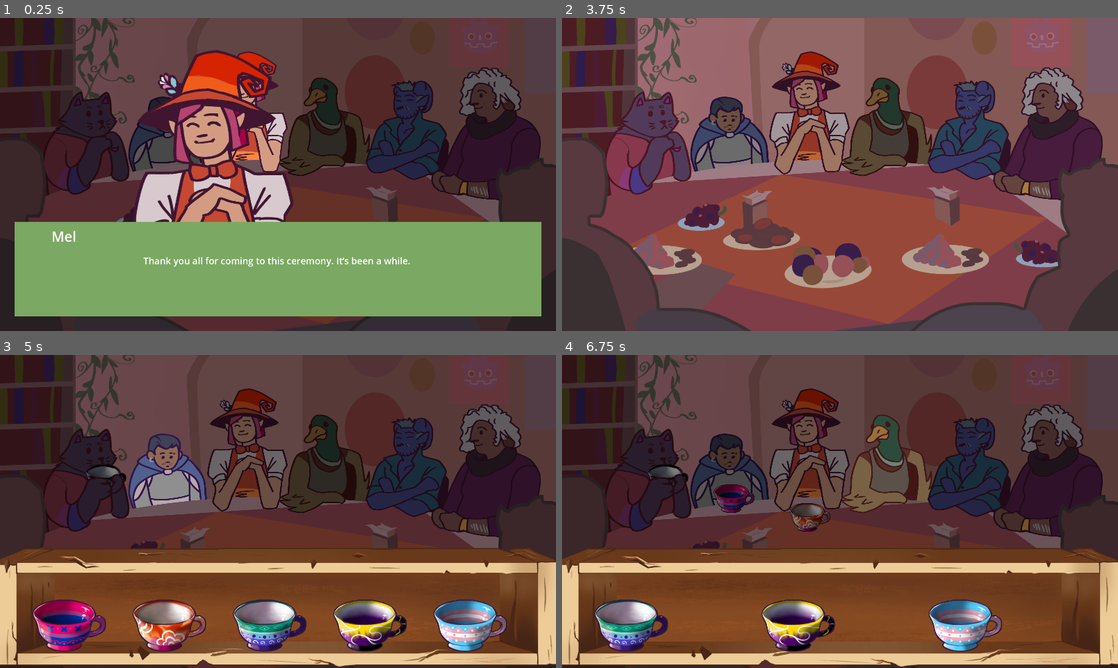
Above: before the commit, frames 1-4 (two rows, left to right).
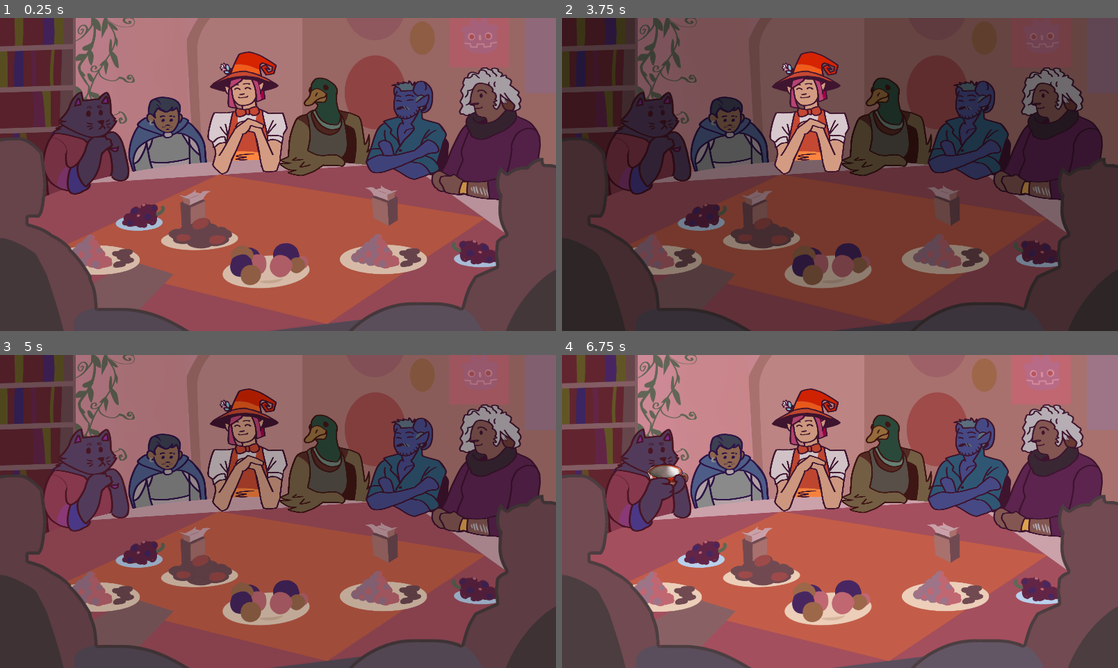
Above: after the commit, the same moments.

Repository: milana-94888u/tea-party
Game: Godot game, scene res://src/scenes/main/main.tscn
Same seed, same stepped clock (60 frames per second), same inputs: the game is played once before the commit and once after it.
Inputs (mouse positions are in pixels of both pictures, inside the frame that each line leads up to; where the layout moved, square brackets give the same spot in the first picture):
- Up to frame 1 (0.25 s): no input
- Up to frame 2 (3.75 s): move the mouse to (962, 158) at 0.52 s; tap Enter at 1.25, 3.5 s; move the mouse to (728, 190) at 1.27 s; click (840, 174) at 2 s; tap Space at 2.75 s; move the mouse to (895, 105) at 2.77 s; move the mouse to (812, 237) at 3.52 s
- Up to frame 3 (5 s): click (72, 621) at 4.27 s
- Up to frame 4 (6.75 s): click (639, 621) at 5.02 s; click (801, 621) [650, 621] at 5.75 s; click (667, 477) [673, 621] at 6.5 s

The runs differ from the first frame. In frame 1, 96% of the frame differs, in the area x 0-100%, y 0-100%; in frame 2, 61%; in frame 3, 95%; in frame 4, 97%.

Commit message:
prepare some dialogs

Diff:
--- /dev/null
+++ b/resources/characters/you.tres
@@ -0,0 +1,10 @@
+[gd_resource type="Resource" script_class="CharacterData" load_steps=2 format=3 uid="uid://c0sypo4qwbfah"]
+
+[ext_resource type="Script" path="res://src/resources/character_data.gd" id="5_aajld"]
+
+[resource]
+script = ExtResource("5_aajld")
+name = "You"
+desired_effects = Array[int]([])
+undesired_effects = Array[int]([])
+cup_spot = Vector2(0, 0)
--- a/src/scenes/main/character.gd
+++ b/src/scenes/main/character.gd
@@ -50,7 +50,9 @@
 @export var upset_dialog: DialogData
 @export var back_to_normal_dialog: DialogData
 @export var happy_dialog: DialogData
-@export var filler_phrases: Array[DialogData]
+@export var filler_phrases_bad: Array[DialogData]
+@export var filler_phrases_normal: Array[DialogData]
+@export var filler_phrases_good: Array[DialogData]
 
 
 func give_cup(cup: Cup) -> void:
@@ -58,14 +60,6 @@
 	cup.reparent(cup_spot, false)
 	cup.position = Vector2.ZERO
 	has_cup = true
-
-
-func try_get_filler_dialog() -> DialogData:
-	randomize()
-	if filler_phrases:
-		var index := randi_range(0, filler_phrases.size() - 1)
-		return filler_phrases.pop_at(index)
-	return null
 
 
 func spill_tea(tea: Tea) -> void:
@@ -87,6 +81,7 @@
 			was_upset = true
 			state = CharacterState.UPSET
 			return upset_dialog
+		return filler_phrases_bad.pick_random() if filler_phrases_bad else null
 	elif score > 1:
 		if state == CharacterState.UPSET:
 			state = CharacterState.INITIAL
@@ -94,9 +89,9 @@
 		elif state == CharacterState.INITIAL:
 			state = CharacterState.HAPPY
 			return happy_dialog
-		elif state == CharacterState.HAPPY:
-			return try_get_filler_dialog()
-	elif state == CharacterState.HAPPY:
-		return try_get_filler_dialog()
-
-	return null
+		return filler_phrases_good.pick_random() if filler_phrases_good else null
+	else:
+		if state == CharacterState.UPSET:
+			state = CharacterState.INITIAL
+			return back_to_normal_dialog
+		return filler_phrases_normal.pick_random() if filler_phrases_normal else null
--- a/src/scenes/main/main.gd
+++ b/src/scenes/main/main.gd
@@ -39,7 +39,7 @@
 func display_dialog(character: Character, dialog: DialogData, display_cup_dialog := false) -> void:
 	var tween := create_tween()
 	character.material = highlight_material
-	tween.tween_property(darkening_light, "energy", 0.5, 0.1)
+	tween.tween_property(darkening_light, "energy", 0.5, 1)
 	await tween.finished
 	if is_instance_valid(dialog):
 		var dialog_line := preload("res://src/scenes/ui/dialog_line.tscn").instantiate()
@@ -54,7 +54,7 @@
 		character.give_cup(cup)
 		cup_dialog.hide()
 	tween = create_tween()
-	tween.tween_property(darkening_light, "energy", 0, 0.1)
+	tween.tween_property(darkening_light, "energy", 0, 1)
 	await tween.finished
 	character.material = null
 
--- a/src/scenes/main/main.tscn
+++ b/src/scenes/main/main.tscn
@@ -13,6 +13,7 @@
 [ext_resource type="Resource" uid="uid://cktjktliysf5n" path="res://resources/characters/om.tres" id="8_eijjg"]
 [ext_resource type="Resource" uid="uid://ceeqxdqudfeq7" path="res://resources/characters/liam.tres" id="8_s2x27"]
 [ext_resource type="Script" path="res://src/resources/dialog_data.gd" id="9_tlpgv"]
+[ext_resource type="Resource" uid="uid://c0sypo4qwbfah" path="res://resources/characters/you.tres" id="13_rff66"]
 [ext_resource type="PackedScene" uid="uid://dtpgi8ckq271b" path="res://src/scenes/cup_choose/cup_dialog.tscn" id="15_tn5o8"]
 
 [sub_resource type="Resource" id="Resource_ppora"]
@@ -36,6 +37,215 @@
 
 [sub_resource type="CanvasItemMaterial" id="CanvasItemMaterial_b8ujo"]
 light_mode = 1
+
+[sub_resource type="Resource" id="Resource_16fla"]
+script = ExtResource("7_v73w7")
+character = ExtResource("7_cmgwm")
+text = "I am not drinking that, sorry."
+
+[sub_resource type="Resource" id="Resource_h8lxk"]
+script = ExtResource("7_v73w7")
+character = ExtResource("4_4k6hw")
+text = "Really? But it’s good!"
+
+[sub_resource type="Resource" id="Resource_r0u5m"]
+script = ExtResource("7_v73w7")
+character = ExtResource("8_s2x27")
+text = "Viv is being too harsh again."
+
+[sub_resource type="Resource" id="Resource_5dmt7"]
+script = ExtResource("7_v73w7")
+character = ExtResource("7_cmgwm")
+text = "I’m not harsh, I’m honest!"
+
+[sub_resource type="Resource" id="Resource_1u0tw"]
+script = ExtResource("7_v73w7")
+character = ExtResource("6_2dxjs")
+text = "Let’s not fight just because Viv likes plain and bitter teas."
+
+[sub_resource type="Resource" id="Resource_rrul8"]
+script = ExtResource("7_v73w7")
+character = ExtResource("8_s2x27")
+text = "We’re not, we’re just surprised."
+
+[sub_resource type="Resource" id="Resource_6ls0d"]
+script = ExtResource("7_v73w7")
+character = ExtResource("8_eijjg")
+text = "Like it’s the first time you see Viv complaining. She is honest about her tastes."
+
+[sub_resource type="Resource" id="Resource_h4iyd"]
+script = ExtResource("7_v73w7")
+character = ExtResource("8_s2x27")
+text = "Good point."
+
+[sub_resource type="Resource" id="Resource_kjfxx"]
+script = ExtResource("7_v73w7")
+character = ExtResource("7_cmgwm")
+text = "Yeah! And I’m just so special, you know. There isn't anyone with taste like mine."
+
+[sub_resource type="Resource" id="Resource_ogryx"]
+script = ExtResource("7_v73w7")
+character = ExtResource("8_eijjg")
+text = "Ha-ha-hah, that’s true."
+
+[sub_resource type="Resource" id="Resource_nq2iu"]
+script = ExtResource("9_tlpgv")
+lines = Array[ExtResource("7_v73w7")]([SubResource("Resource_16fla"), SubResource("Resource_h8lxk"), SubResource("Resource_r0u5m"), SubResource("Resource_5dmt7"), SubResource("Resource_1u0tw"), SubResource("Resource_rrul8"), SubResource("Resource_6ls0d"), SubResource("Resource_h4iyd"), SubResource("Resource_kjfxx"), SubResource("Resource_ogryx")])
+
+[sub_resource type="Resource" id="Resource_tfpld"]
+script = ExtResource("7_v73w7")
+character = ExtResource("13_rff66")
+text = "How do you like this one?"
+
+[sub_resource type="Resource" id="Resource_yxc32"]
+script = ExtResource("7_v73w7")
+character = ExtResource("7_cmgwm")
+text = "I am going to be honest, I am not a fan. But it’s not that bad. Perhaps this just isn’t quite right for me. Even Mel has trouble making my tea perfect. It’s okay."
+
+[sub_resource type="Resource" id="Resource_lr11b"]
+script = ExtResource("7_v73w7")
+character = ExtResource("8_eijjg")
+text = "You have very high standards that no one can explain, Viv."
+
+[sub_resource type="Resource" id="Resource_pgtq2"]
+script = ExtResource("7_v73w7")
+character = ExtResource("7_cmgwm")
+text = "That I do, Om. I can’t help myself. I like what I like."
+
+[sub_resource type="Resource" id="Resource_t7fum"]
+script = ExtResource("9_tlpgv")
+lines = Array[ExtResource("7_v73w7")]([SubResource("Resource_tfpld"), SubResource("Resource_yxc32"), SubResource("Resource_lr11b"), SubResource("Resource_pgtq2")])
+
+[sub_resource type="Resource" id="Resource_fadw8"]
+script = ExtResource("7_v73w7")
+character = ExtResource("7_cmgwm")
+text = "You know, Darlin’... This is a very good tea. I like the bitter flavor of it. "
+
+[sub_resource type="Resource" id="Resource_nhfuw"]
+script = ExtResource("7_v73w7")
+character = ExtResource("7_cmgwm")
+text = "Reminds me how me and my friend Anne were collecting sage by the cliffs here in Ish. "
+
+[sub_resource type="Resource" id="Resource_i2ij4"]
+script = ExtResource("7_v73w7")
+character = ExtResource("7_cmgwm")
+text = "I think we tried to make some kind of tea out of it, but it hadn't really worked out. It didn’t have much taste. But I do like it!"
+
+[sub_resource type="Resource" id="Resource_32j13"]
+script = ExtResource("7_v73w7")
+character = ExtResource("6_2dxjs")
+text = "Oh, Viv, how is Anne by the way? "
+
+[sub_resource type="Resource" id="Resource_a64ka"]
+script = ExtResource("7_v73w7")
+character = ExtResource("7_cmgwm")
+text = "She’s alright, she’s going to be back from Feltash soon. I am very excited for what she will bring from there this time."
+
+[sub_resource type="Resource" id="Resource_0ooog"]
+script = ExtResource("7_v73w7")
+character = ExtResource("13_rff66")
+text = "Who is Anne?"
+
+[sub_resource type="Resource" id="Resource_pvwp8"]
+script = ExtResource("7_v73w7")
+character = ExtResource("7_cmgwm")
+text = "She is a good friend of mine. She visits Torgovenitsa from time to time since she's an inventor."
+
+[sub_resource type="Resource" id="Resource_arwlx"]
+script = ExtResource("7_v73w7")
+character = ExtResource("7_cmgwm")
+text = "We’ve known each other for quite a long time. She always supported me through every obstacle. And always seen me for who I really am. "
+
+[sub_resource type="Resource" id="Resource_y5j1x"]
+script = ExtResource("7_v73w7")
+character = ExtResource("7_cmgwm")
+text = "For that I am very grateful."
+
+[sub_resource type="Resource" id="Resource_r8bn3"]
+script = ExtResource("7_v73w7")
+character = ExtResource("6_2dxjs")
+text = "She also goes to our ceremonies from time to time. She helped me decorate half of this place. I owe Anne a lot for that."
+
+[sub_resource type="Resource" id="Resource_gdf0m"]
+script = ExtResource("7_v73w7")
+character = ExtResource("7_cmgwm")
+text = "She’s very kind, you’ll meet her someday."
+
+[sub_resource type="Resource" id="Resource_13nww"]
+script = ExtResource("9_tlpgv")
+lines = Array[ExtResource("7_v73w7")]([SubResource("Resource_fadw8"), SubResource("Resource_nhfuw"), SubResource("Resource_i2ij4"), SubResource("Resource_32j13"), SubResource("Resource_a64ka"), SubResource("Resource_0ooog"), SubResource("Resource_pvwp8"), SubResource("Resource_arwlx"), SubResource("Resource_y5j1x"), SubResource("Resource_r8bn3"), SubResource("Resource_gdf0m")])
+
+[sub_resource type="Resource" id="Resource_v8qlr"]
+script = ExtResource("7_v73w7")
+character = ExtResource("7_cmgwm")
+text = "… God, that’s too much flavor I don't like."
+
+[sub_resource type="Resource" id="Resource_j3q0t"]
+script = ExtResource("9_tlpgv")
+lines = Array[ExtResource("7_v73w7")]([SubResource("Resource_v8qlr")])
+
+[sub_resource type="Resource" id="Resource_hkpxo"]
+script = ExtResource("7_v73w7")
+character = ExtResource("7_cmgwm")
+text = "Sorry, I won’t drink it. I physically cannot."
+
+[sub_resource type="Resource" id="Resource_hcuwo"]
+script = ExtResource("9_tlpgv")
+lines = Array[ExtResource("7_v73w7")]([SubResource("Resource_hkpxo")])
+
+[sub_resource type="Resource" id="Resource_vgipn"]
+script = ExtResource("7_v73w7")
+character = ExtResource("7_cmgwm")
+text = "Eh."
+
+[sub_resource type="Resource" id="Resource_gvdba"]
+script = ExtResource("9_tlpgv")
+lines = Array[ExtResource("7_v73w7")]([SubResource("Resource_vgipn")])
+
+[sub_resource type="Resource" id="Resource_2us4f"]
+script = ExtResource("7_v73w7")
+character = ExtResource("7_cmgwm")
+text = "..."
+
+[sub_resource type="Resource" id="Resource_vgbre"]
+script = ExtResource("9_tlpgv")
+lines = Array[ExtResource("7_v73w7")]([SubResource("Resource_2us4f")])
+
+[sub_resource type="Resource" id="Resource_s7oyj"]
+script = ExtResource("7_v73w7")
+character = ExtResource("7_cmgwm")
+text = "It’s manageable."
+
+[sub_resource type="Resource" id="Resource_e6uf8"]
+script = ExtResource("9_tlpgv")
+lines = Array[ExtResource("7_v73w7")]([SubResource("Resource_s7oyj")])
+
+[sub_resource type="Resource" id="Resource_uqbit"]
+script = ExtResource("7_v73w7")
+character = ExtResource("7_cmgwm")
+text = "This is very good."
+
+[sub_resource type="Resource" id="Resource_sbubx"]
+script = ExtResource("9_tlpgv")
+lines = Array[ExtResource("7_v73w7")]([SubResource("Resource_uqbit")])
+
+[sub_resource type="Resource" id="Resource_jmbg5"]
+script = ExtResource("7_v73w7")
+character = ExtResource("7_cmgwm")
+text = "Nice tea."
+
+[sub_resource type="Resource" id="Resource_y6hk0"]
+script = ExtResource("9_tlpgv")
+lines = Array[ExtResource("7_v73w7")]([SubResource("Resource_jmbg5")])
+
+[sub_resource type="Resource" id="Resource_5dq4d"]
+script = ExtResource("7_v73w7")
+character = ExtResource("7_cmgwm")
+text = "I do love this tea."
+
+[sub_resource type="Resource" id="Resource_nkv2l"]
+script = ExtResource("9_tlpgv")
+lines = Array[ExtResource("7_v73w7")]([SubResource("Resource_5dq4d")])
 
 [node name="Main" type="Control"]
 layout_mode = 3
@@ -85,6 +295,9 @@
 offset_bottom = 191.0
 scale = Vector2(0.5, 0.5)
 character_data = ExtResource("4_4k6hw")
+filler_phrases_bad = Array[ExtResource("9_tlpgv")]([])
+filler_phrases_normal = Array[ExtResource("9_tlpgv")]([])
+filler_phrases_good = Array[ExtResource("9_tlpgv")]([])
 
 [node name="Brokk" parent="Characters" instance=ExtResource("4_tdins")]
 unique_name_in_owner = true
@@ -95,6 +308,9 @@
 offset_bottom = 160.0
 scale = Vector2(0.5, 0.5)
 character_data = ExtResource("5_0ci1l")
+filler_phrases_bad = Array[ExtResource("9_tlpgv")]([])
+filler_phrases_normal = Array[ExtResource("9_tlpgv")]([])
+filler_phrases_good = Array[ExtResource("9_tlpgv")]([])
 
 [node name="Mel" parent="Characters" instance=ExtResource("4_tdins")]
 unique_name_in_owner = true
@@ -105,6 +321,9 @@
 offset_bottom = 85.0
 scale = Vector2(0.5, 0.5)
 character_data = ExtResource("6_2dxjs")
+filler_phrases_bad = Array[ExtResource("9_tlpgv")]([])
+filler_phrases_normal = Array[ExtResource("9_tlpgv")]([])
+filler_phrases_good = Array[ExtResource("9_tlpgv")]([])
 
 [node name="Vivienne" parent="Characters" instance=ExtResource("4_tdins")]
 unique_name_in_owner = true
@@ -115,6 +334,12 @@
 offset_bottom = 108.0
 scale = Vector2(0.5, 0.5)
 character_data = ExtResource("7_cmgwm")
+upset_dialog = SubResource("Resource_nq2iu")
+back_to_normal_dialog = SubResource("Resource_t7fum")
+happy_dialog = SubResource("Resource_13nww")
+filler_phrases_bad = Array[ExtResource("9_tlpgv")]([SubResource("Resource_j3q0t"), SubResource("Resource_hcuwo")])
+filler_phrases_normal = Array[ExtResource("9_tlpgv")]([SubResource("Resource_gvdba"), SubResource("Resource_vgbre"), SubResource("Resource_e6uf8")])
+filler_phrases_good = Array[ExtResource("9_tlpgv")]([SubResource("Resource_sbubx"), SubResource("Resource_y6hk0"), SubResource("Resource_nkv2l")])
 
 [node name="Liam" parent="Characters" instance=ExtResource("4_tdins")]
 unique_name_in_owner = true
@@ -125,6 +350,9 @@
 offset_bottom = 136.0
 scale = Vector2(0.5, 0.5)
 character_data = ExtResource("8_s2x27")
+filler_phrases_bad = Array[ExtResource("9_tlpgv")]([])
+filler_phrases_normal = Array[ExtResource("9_tlpgv")]([])
+filler_phrases_good = Array[ExtResource("9_tlpgv")]([])
 
 [node name="Om" parent="Characters" instance=ExtResource("4_tdins")]
 unique_name_in_owner = true
@@ -135,6 +363,9 @@
 offset_bottom = 153.0
 scale = Vector2(0.5, 0.5)
 character_data = ExtResource("8_eijjg")
+filler_phrases_bad = Array[ExtResource("9_tlpgv")]([])
+filler_phrases_normal = Array[ExtResource("9_tlpgv")]([])
+filler_phrases_good = Array[ExtResource("9_tlpgv")]([])
 
 [node name="Teapot" type="TextureRect" parent="."]
 unique_name_in_owner = true
Not shown: 1 places in src/scenes/main/main.tscn that only renumber resources
